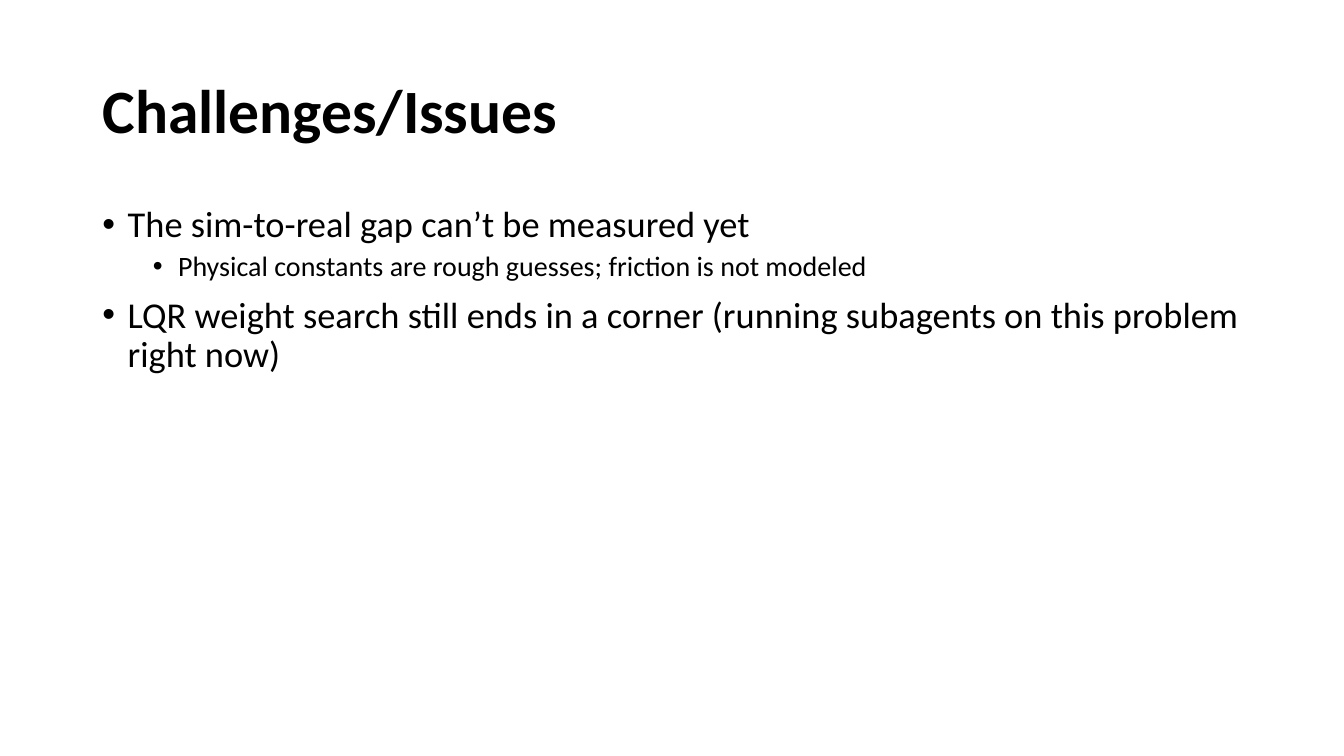
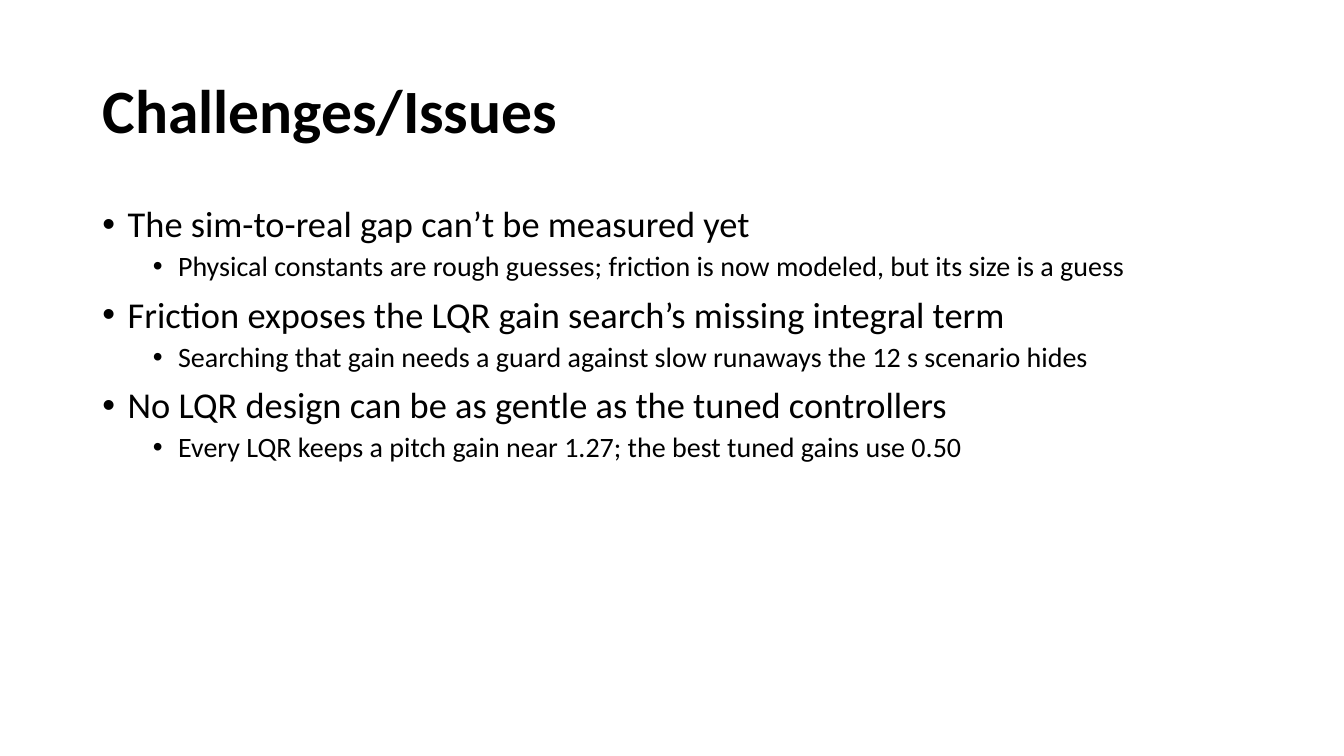
Before and after one commit to evandm4/engr-10301h-balancing-robot, a slide deck: slide 8 of docs/Evan Moore Progress Update.pptx (slide 7 before the commit). Drawn at 1344x756 pixels with LibreOffice and Linux fonts; fonts in the diff are those of the drawing. Boxes give left, top, right and bottom in pixels: in the first picture for what was removed or moved away, otherwise in the second. Text is boxed around its words. In the diff, an @@ line names an element or a change of style, - is before the commit and + after.

```diff
--- a/docs/Evan Moore Progress Update.pptx
+++ b/docs/Evan Moore Progress Update.pptx
@@ text at (x1=128, y1=256, x2=1124, y2=462): text changed; size 26 to 20 pt @@
-  • Physical constants are rough guesses; friction is not modeled
-• LQR weight search still ends in a corner (running subagents on this problem right now)
+  • Physical constants are rough guesses; friction is now modeled, but its size is a guess
+• Friction exposes the LQR gain search’s missing integral term
+  • Searching that gain needs a guard against slow runaways the 12 s scenario hides
+• No LQR design can be as gentle as the tuned controllers
+  • Every LQR keeps a pitch gain near 1.27; the best tuned gains use 0.50
```
Also in this commit, not shown: 3 other slides changed, 1 slide added, 59 other files.
